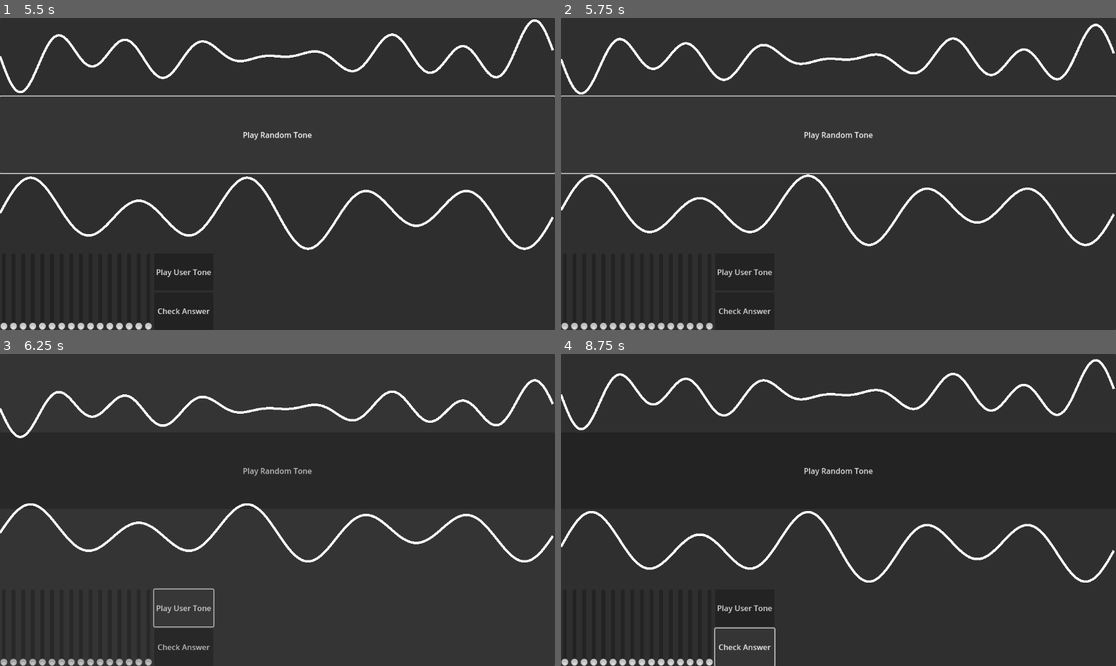
Above: before the commit, frames 1-4 (two rows, left to right).
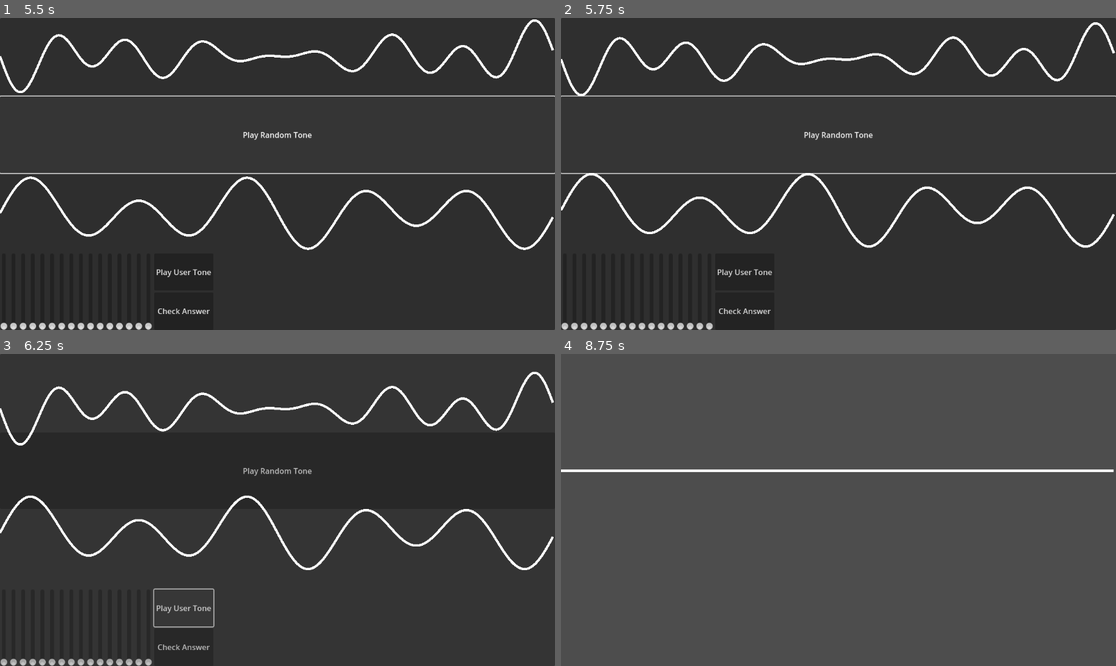
Above: after the commit, the same moments.

Repository: ViperZer0/minijam-179
Game: Godot game, scene res://scene/main/main.tscn
Same seed, same stepped clock (60 frames per second), same inputs: the game is played once before the commit and once after it.
Inputs:
- Up to frame 1 (5.5 s): click "Play Random Tone" at 0.5 s; click "Play Random Tone" at 1.25 s; click "Play User Tone" at 2 s; click "Play User Tone" at 2.75 s; click "Check Answer" at 3.5 s; click "Play Random Tone" at 4.25 s; click "Play Random Tone" at 5 s
- Up to frame 2 (5.75 s): no input
- Up to frame 3 (6.25 s): click "Play User Tone" at 5.75 s
- Up to frame 4 (8.75 s): click "Play User Tone" at 6.5 s; click "Check Answer" at 7.25 s; click "Check Answer" at 8 s

Frame 1 is identical in both runs. In frame 2, 1.4% of the frame differs, in the area x 0-100%, y 1-74%; in frame 3, 3.4%; in frame 4, 98%, in the area x 0-100%, y 0-100%.
Error in both runs: Invalid access to property or key 'harmonics' on a base object of type 'Nil'. (res://src/harmonics.gd:33)

Commit message:
Fixed merge_visualizers looping bug
Second animation no longer loops. How did we fix this? By duplicating
merge_visualizers to merge_visualizers_2 and using that name instead of
the other one.

I'm so tired, man. Why do I get all the extremely cursed bugs

Diff:
--- a/godot/component/audio_generator/audio_signal_generator.gd
+++ b/godot/component/audio_generator/audio_signal_generator.gd
@@ -72,6 +72,7 @@
 		_harmonics = harmonics
 
 	audio_player.play()
+	audio_player.volume_db = linear_to_db(0.0)
 	playback = audio_player.get_stream_playback()
 	_max_amplitude = _calc_max()
 	print(_max_amplitude)
--- a/godot/scene/main/main.gd
+++ b/godot/scene/main/main.gd
@@ -38,7 +38,7 @@
 func _on_check_difference_button_pressed() -> void:
 	var error = random_harmonics.error(audio_slider_grid.get_harmonics().normalize())
 	print(error)
-	#if error < error_threshold:
+	# if error < error_threshold:
 	move_to_win_scene()
 
 func _on_play_user_tone_button_pressed() -> void:
--- a/godot/scene/win_transition/win_transition.gd
+++ b/godot/scene/win_transition/win_transition.gd
@@ -15,16 +15,12 @@
 	_random_start_position = random_tone_visualizer.position
 	_user_start_position = user_tone_visualizer.position
 	animation_player.play("flip_user_visualizer")
-	animation_player.queue("merge_visualizers")
+	# apparently merge_visualizers is just cursed so we're not gonna use it anymore!!!
+	#animation_player.queue("merge_visualizers")
+	animation_player.queue("merge_visualizers_2")
 
 func _process(_delta: float) -> void:
 	# Gets the midpoint between the two positions
 	var center = (_user_start_position + _random_start_position) / 2.0
 	user_tone_visualizer.position = _user_start_position.lerp(center, merge_amount)
 	random_tone_visualizer.position = _random_start_position.lerp(center, merge_amount)
-
-func _on_animation_player_animation_finished(anim_name:StringName):
-	pass
-	# If we finish the first animation, switch to the second one
-	#if anim_name == "flip_user_visualizer":
-		#animation_player.play("merge_visualizers")
--- a/godot/scene/win_transition/win_transition.tscn
+++ b/godot/scene/win_transition/win_transition.tscn
@@ -93,10 +93,10 @@
 tracks/2/interp = 1
 tracks/2/loop_wrap = true
 tracks/2/keys = {
-"times": PackedFloat32Array(0, 3),
-"transitions": PackedFloat32Array(1, 1),
-"update": 0,
-"values": [1.0, 0.0]
+"times": PackedFloat32Array(0, 2, 3),
+"transitions": PackedFloat32Array(1, 1, 1),
+"update": 0,
+"values": [1.0, 1.0, 0.0]
 }
 tracks/3/type = "value"
 tracks/3/imported = false
@@ -105,17 +105,70 @@
 tracks/3/interp = 1
 tracks/3/loop_wrap = true
 tracks/3/keys = {
-"times": PackedFloat32Array(0, 3),
-"transitions": PackedFloat32Array(1, 1),
-"update": 0,
-"values": [-1.0, 0.0]
+"times": PackedFloat32Array(0, 2, 3),
+"transitions": PackedFloat32Array(1, 1, 1),
+"update": 0,
+"values": [-1.0, -1.0, 0.0]
+}
+
+[sub_resource type="Animation" id="Animation_0g3em"]
+resource_name = "merge_visualizers_2"
+length = 3.0
+tracks/0/type = "value"
+tracks/0/imported = false
+tracks/0/enabled = true
+tracks/0/path = NodePath(".:merge_amount")
+tracks/0/interp = 1
+tracks/0/loop_wrap = true
+tracks/0/keys = {
+"times": PackedFloat32Array(0, 3),
+"transitions": PackedFloat32Array(1, 1),
+"update": 0,
+"values": [0.0, 1.0]
+}
+tracks/1/type = "value"
+tracks/1/imported = false
+tracks/1/enabled = true
+tracks/1/path = NodePath("Main:modulate")
+tracks/1/interp = 1
+tracks/1/loop_wrap = true
+tracks/1/keys = {
+"times": PackedFloat32Array(0, 3),
+"transitions": PackedFloat32Array(1, 1),
+"update": 0,
+"values": [Color(1, 1, 1, 1), Color(1, 1, 1, 0)]
+}
+tracks/2/type = "value"
+tracks/2/imported = false
+tracks/2/enabled = true
+tracks/2/path = NodePath("RandomToneVisualizer:y_scaling")
+tracks/2/interp = 1
+tracks/2/loop_wrap = true
+tracks/2/keys = {
+"times": PackedFloat32Array(0, 2, 3),
+"transitions": PackedFloat32Array(1, 1, 1),
+"update": 0,
+"values": [1.0, 1.0, 0.0]
+}
+tracks/3/type = "value"
+tracks/3/imported = false
+tracks/3/enabled = true
+tracks/3/path = NodePath("UserToneVisualizer:y_scaling")
+tracks/3/interp = 1
+tracks/3/loop_wrap = true
+tracks/3/keys = {
+"times": PackedFloat32Array(0, 2, 3),
+"transitions": PackedFloat32Array(1, 1, 1),
+"update": 0,
+"values": [-1.0, -1.0, 0.0]
 }
 
 [sub_resource type="AnimationLibrary" id="AnimationLibrary_2yasm"]
 _data = {
 "RESET": SubResource("Animation_ey60c"),
 "flip_user_visualizer": SubResource("Animation_g0qaf"),
-"merge_visualizers": SubResource("Animation_ru7to")
+"merge_visualizers": SubResource("Animation_ru7to"),
+"merge_visualizers_2": SubResource("Animation_0g3em")
 }
 
 [node name="WinTransition" type="Control"]
@@ -205,3 +258,4 @@
 next/merge_visualizers = &"merge_visualizers"
 
 [connection signal="animation_finished" from="AnimationPlayer" to="." method="_on_animation_player_animation_finished"]
+[connection signal="animation_started" from="AnimationPlayer" to="." method="_on_animation_player_animation_started"]
Not shown: 1 places in godot/scene/win_transition/win_transition.tscn that only renumber resources
